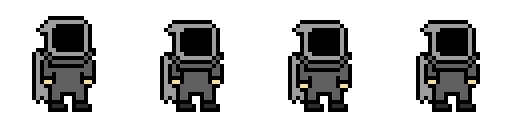
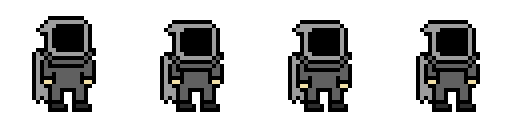
Layers edited between the first and the second (512, 128) image:
painted on "2" (1st of 2) over [60, 88, 460, 96]
painted on "3" over [320, 92, 328, 96]
painted on "2" (2nd of 2) over [192, 92, 200, 96]
painted on "1" over [64, 92, 72, 96]
